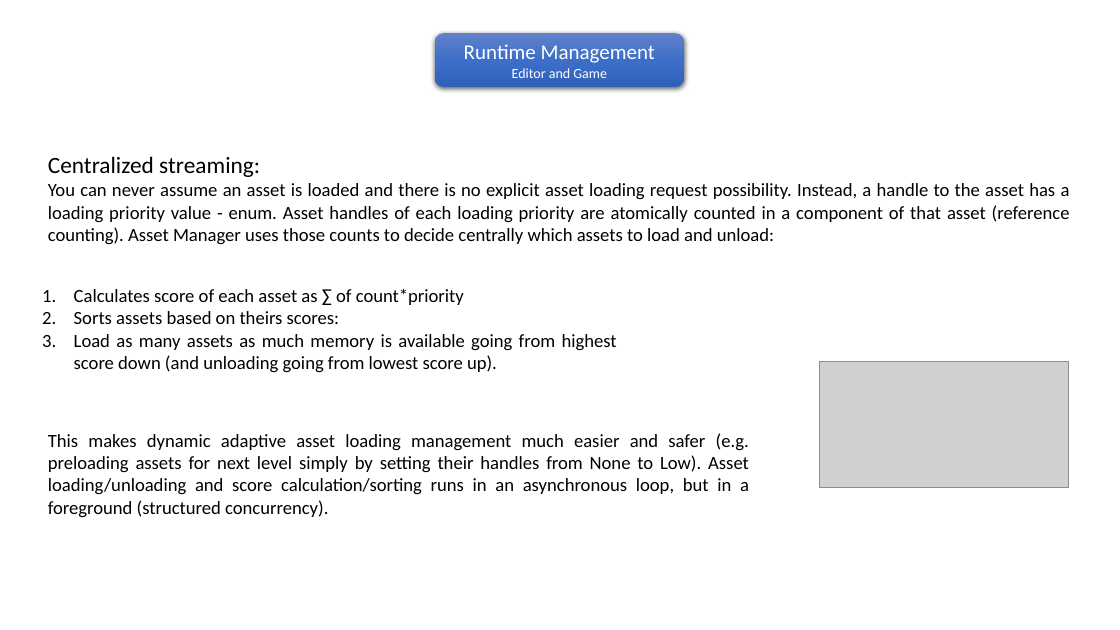
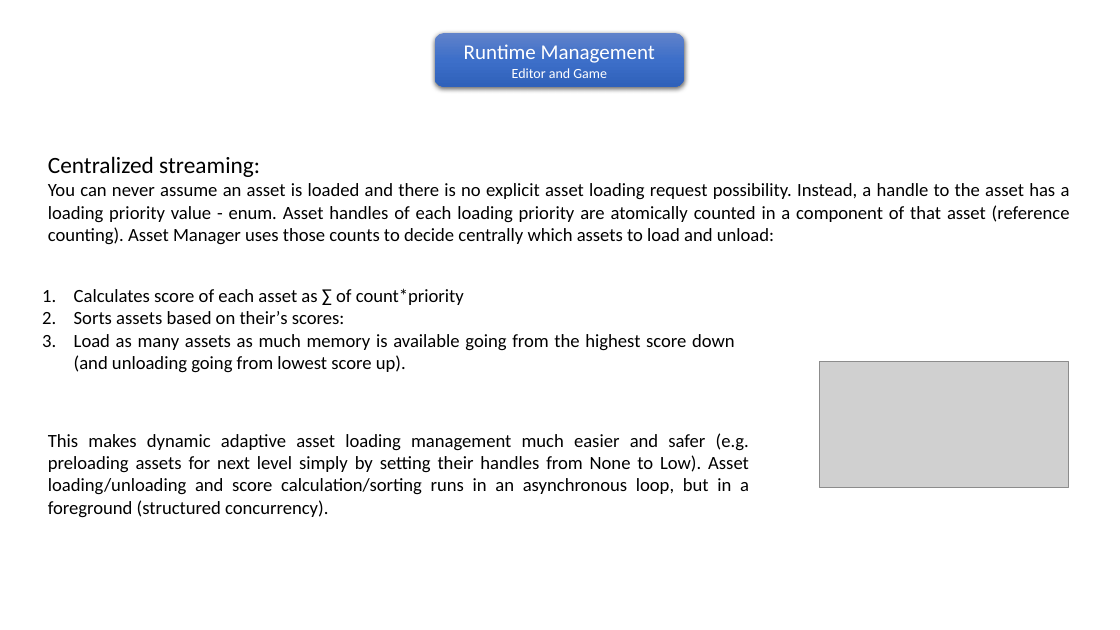
Before and after one commit to pawel-kaleta/FoolsEngine, a slide deck: slide 5 of Documentation/Asset Pipeline.pptx (slide 4 before the commit). Drawn at 1120x630 pixels with LibreOffice and Linux fonts; fonts in the diff are those of the drawing; grey boxes stand for pictures. Boxes give left, top, right and bottom in pixels: in the first picture for what was removed or moved away, otherwise in the second. Text is boxed around its words. In the diff, an @@ line names an element or a change of style, - is before the commit and + after.

```diff
--- a/Documentation/Asset Pipeline.pptx
+++ b/Documentation/Asset Pipeline.pptx
@@ text at <box>74,311,735,373</box>: text changed @@
-2. Sorts assets based on theirs scores:
-3. Load as many assets as much memory is available going from highest score down (and unloading going from lowest score up).
+2. Sorts assets based on their’s scores:
+3. Load as many assets as much memory is available going from the highest score down (and unloading going from lowest score up).
```
Also in this commit, not shown: 3 other slides changed, 1 slide added, 18 other files.
